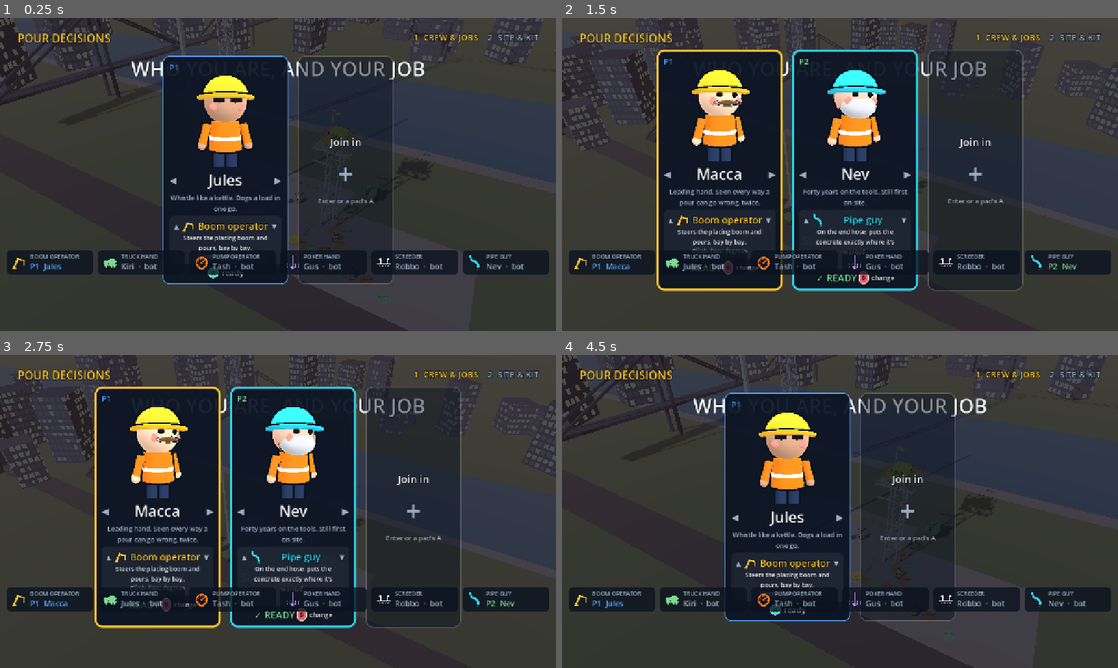
Above: before the commit, frames 1-4 (two rows, left to right).
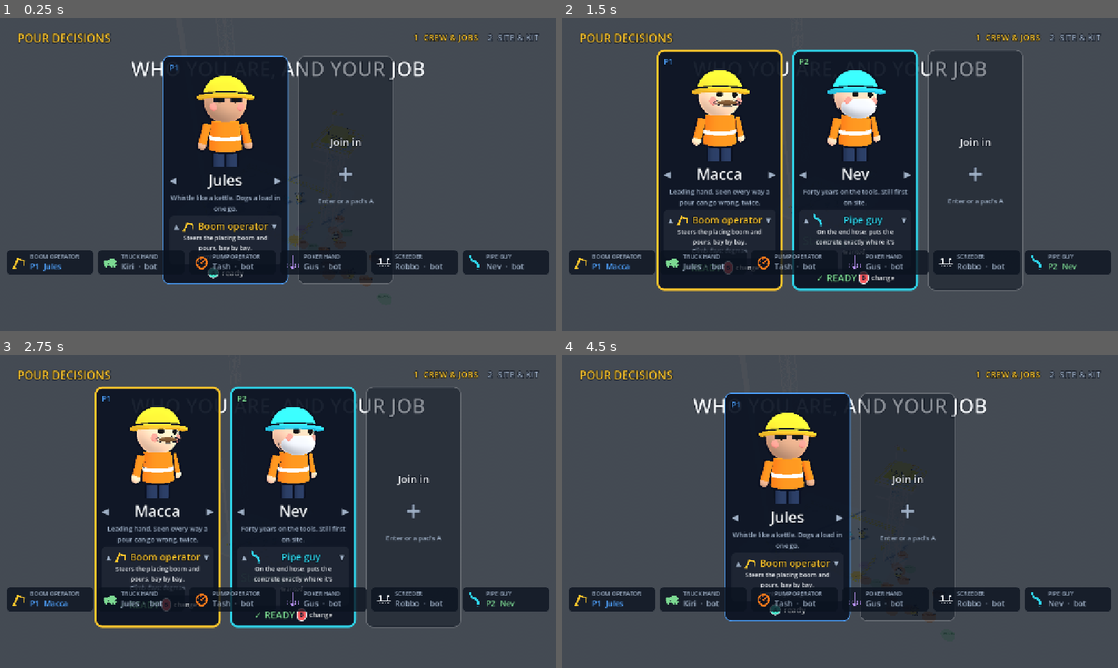
Above: after the commit, the same moments.

Repository: johnblairdota-stack/pour-decisions
Game: Godot game, scene res://scenes/main.tscn
Same seed, same stepped clock (60 frames per second), same inputs: the game is played once before the commit and once after it.
Inputs (mouse positions are in pixels of both pictures, inside the frame that each line leads up to):
- Up to frame 1 (0.25 s): no input
- Up to frame 2 (1.5 s): tap Enter at 0.5 s; move the mouse to (962, 158) at 0.52 s; hold D 0.53-1.25 s; tap Tab (skyline) at 0.6 s; click (962, 158) at 0.67 s; tap Space at 0.77 s; drag from (728, 190) to (812, 237) at 1.27 s
- Up to frame 3 (2.75 s): move the mouse to (333, 442) at 2.02 s; hold D from 2.03 s (still down); tap F at 2.1 s
- Up to frame 4 (4.5 s): release D at 2.75 s; drag from (812, 574) to (673, 464) at 2.77 s; move the mouse to (1006, 558) at 3.52 s; hold A 3.53-4.25 s; tap Enter at 3.6 s; tap Space at 3.77 s; tap R (restart) at 4.25 s; drag from (673, 464) to (756, 433) at 4.27 s

The runs differ from the first frame. In frame 1, 49% of the frame differs, in the area x 0-100%, y 0-100%; in frame 2, 37%; in frame 3, 37%; in frame 4, 49%.
Error after the commit: Parse Error: Cannot infer the type of "along" variable because the value doesn't have a set type. (res://scripts/surrounds.gd:141)

Commit message:
Visuals: the real surroundings of Riverlight, Hamilton Reach
A Brisbane morning sky, the wide brown-green river, Northshore Riverside
Park with palms and figs, the lower Hamilton Reach neighbours, old wharf
sheds, the Royal Queensland golf course, Bulimba across the water, the
CBD upstream and the Gateway Bridge downstream in the haze, and a CityCat
running to the Northshore Hamilton terminal. The facade takes the
brochure's whites and river blue-greys. Replaces the Story Bridge and the
purple high-rise ring, which aren't what you see from the site.

Co-Authored-By: Claude Opus 5.5 (1M context) <noreply@anthropic.com>
Claude-Session: https://claude.ai/code/session_01SWAZX4Cqbieo6NKss4WeKd

Diff:
--- a/scripts/factory.gd
+++ b/scripts/factory.gd
@@ -24,17 +24,28 @@
 	"ply": Color("c48d55"),
 	"wet": Color("8f949b"),
 	"wet_full": Color("e9ecef"),
-	"grass": Color("4f6b4a"),
+	"grass": Color("6a8a4c"),
 	"road": Color("3c4048"),
-	"river": Color("2f5f8f"),
+	"river": Color("66705a"),
 	"tree": Color("4f8a4a"),
 	"trunk": Color("7a5a3a"),
-	"bridge": Color("2f3b52"),
+	"bridge": Color("c4c3bc"),
 	"podium": Color("7d848e"),
 	"red": Color("ff4d4d"),
 	"green": Color("7cd992"),
 	"blue": Color("4fa3ff"),
 	"rope": Color("d9c27a"),
+	# The surroundings (scripts/surrounds.gd)
+	"rock": Color("6b665c"),
+	"palm": Color("5f8f3e"),
+	"palm_trunk": Color("8a7a63"),
+	"shed": Color("c9c6bd"),
+	"shed_roof": Color("a9adb0"),
+	"dry_grass": Color("a39a68"),
+	"fairway": Color("7fae58"),
+	"green_cut": Color("8cc063"),
+	"sand": Color("e6d7aa"),
+	"citycat_blue": Color("1f4f8f"),
 }
 
 static var _cache := {}
@@ -64,10 +75,11 @@
 		m.next_pass = o
 	return m
 
-static func window_mat(frame: Color, lit_ratio: float, glow := 1.2) -> ShaderMaterial:
+static func window_mat(frame: Color, lit_ratio: float, glow := 1.2, glass := Color(0.20, 0.30, 0.46)) -> ShaderMaterial:
 	var m := ShaderMaterial.new()
 	m.shader = WINDOWS
 	m.set_shader_parameter("frame_color", frame)
+	m.set_shader_parameter("glass_color", glass)
 	m.set_shader_parameter("lit_ratio", lit_ratio)
 	m.set_shader_parameter("glow", glow)
 	return m
--- a/scripts/main.gd
+++ b/scripts/main.gd
@@ -35,6 +35,7 @@
 const SignsScript := preload("res://scripts/signs.gd")
 const ScreedScript := preload("res://scripts/screed.gd")
 const OpsScript := preload("res://scripts/ops.gd")
+const Surrounds := preload("res://scripts/surrounds.gd")
 
 # Riverlight: 11 levels; 10 lattice sections reached a 41.4 m free-stand.
 const FLOORS := 11
@@ -221,7 +222,7 @@
 	hud.visible = false   # (the front end comes first)
 	camera = Camera3D.new()
 	camera.fov = 50.0
-	camera.far = 900.0
+	camera.far = 3200.0   # the CBD and the Gateway Bridge are out in the haze
 	add_child(camera)
 	sfx = SfxScript.new()
 	add_child(sfx)
@@ -325,81 +326,40 @@
 	env.background_mode = Environment.BG_SKY
 	var sky := Sky.new()
 	var sm := ProceduralSkyMaterial.new()
-	sm.sky_top_color = Color("1f2f5c")
-	sm.sky_horizon_color = Color("f2a77a")
-	sm.ground_horizon_color = Color("e39a76")
-	sm.ground_bottom_color = Color("2a2f3a")
+	# A pour-day morning in Brisbane: clear sky, the haze over the river, a
+	# high, hard sun from the north-east
+	sm.sky_top_color = Color("3a78c9")
+	sm.sky_horizon_color = Color("cfdfe8")
+	sm.ground_horizon_color = Color("cfdfe8")
+	sm.ground_bottom_color = Color("cfdfe8")
 	sky.sky_material = sm
 	env.sky = sky
 	env.ambient_light_source = Environment.AMBIENT_SOURCE_SKY
-	env.ambient_light_energy = 0.55
+	env.ambient_light_energy = 0.6
 	env.tonemap_mode = Environment.TONE_MAPPER_FILMIC
 	env.glow_enabled = true
-	env.glow_intensity = 0.35
+	env.glow_intensity = 0.3
 	env.fog_enabled = true
-	env.fog_density = 0.0012
-	env.fog_light_color = Color("c98f7c")
+	env.fog_density = 0.0008
+	env.fog_light_color = Color("cfdfe8")
 	env.fog_sky_affect = 0.0
 	var we := WorldEnvironment.new()
 	we.environment = env
 	add_child(we)
 	var sun := DirectionalLight3D.new()
-	sun.light_color = Color("ffd8b0")
-	sun.light_energy = 1.05
+	sun.light_color = Color("fff2df")
+	sun.light_energy = 1.2
 	sun.shadow_enabled = true
 	sun.directional_shadow_max_distance = 160.0
-	sun.rotation_degrees = Vector3(-30, -20, 0)
+	sun.rotation_degrees = Vector3(-42, -24, 0)
 	add_child(sun)
 
 func _build_world() -> void:
-	var ground := MeshInstance3D.new()
-	var pm := PlaneMesh.new()
-	pm.size = Vector2(900, 900)
-	ground.mesh = pm
-	ground.material_override = F.mat("grass")
-	add_child(ground)
-	add_child(F.box(Vector3(900, 0.05, 9), F.mat("road"), Vector3(0, 0.03, 16), false))
-	add_child(F.box(Vector3(900, 0.05, 48), F.mat("river"), Vector3(0, 0.04, -58), false))
-	add_child(F.box(Vector3(900, 0.06, 4), F.mat("podium"), Vector3(0, 0.05, -32), false))
+	# The real place: the river, the park, the neighbours, Bulimba over the
+	# water, the CBD and the Gateway Bridge (scripts/surrounds.gd)
+	Surrounds.build(self)
 	# Site hardstand around the pump and truck bay
 	add_child(F.box(Vector3(26.5, 0.06, 17.5), F.mat("podium"), Vector3(21.75, 0.03, 4.25), false))
-
-	# Story Bridge silhouette across the river
-	var bridge := Node3D.new()
-	bridge.position = Vector3(-70, 0, -58)
-	var steel := F.mat("bridge")
-	bridge.add_child(F.box(Vector3(5, 0.8, 140), steel, Vector3(0, 9, 0)))
-	var pts := [Vector3(0, 9, -70), Vector3(0, 26, -38), Vector3(0, 9, -6), Vector3(0, 9, 6), Vector3(0, 26, 38), Vector3(0, 9, 70)]
-	for x in [-2.2, 2.2]:
-		for i in pts.size() - 1:
-			if i == 2:
-				continue
-			var a: Vector3 = pts[i] + Vector3(x, 0, 0)
-			var b: Vector3 = pts[i + 1] + Vector3(x, 0, 0)
-			bridge.add_child(F.beam(a, b, 0.6, steel))
-		for z in [-38.0, 38.0]:
-			bridge.add_child(F.beam(Vector3(x, 0, z), Vector3(x, 26, z), 0.9, steel))
-	add_child(bridge)
-
-	# Skyline ring: Brisbane CBD to the south-west, lower suburbs elsewhere
-	var rng := RandomNumberGenerator.new()
-	rng.seed = 2018
-	var frames := [Color("1d2c4a"), Color("25365a"), Color("2b3b5e"), Color("33415f")]
-	for i in 90:
-		var ang := rng.randf() * TAU
-		var deg := rad_to_deg(ang)
-		if deg > 15.0 and deg < 115.0:
-			continue
-		var cbd := deg > 190.0 and deg < 250.0
-		var r := rng.randf_range(100.0, 190.0)
-		var h := rng.randf_range(10.0, 30.0)
-		if cbd:
-			h = rng.randf_range(35.0, 110.0)
-		var w := rng.randf_range(8.0, 16.0)
-		var d := rng.randf_range(8.0, 16.0)
-		var b := F.box(Vector3(w, h, d), F.window_mat(frames[i % 4], rng.randf_range(0.25, 0.6)), Vector3(cos(ang) * r, h * 0.5, sin(ang) * r), false)
-		b.rotation.y = rng.randf() * PI
-		add_child(b)
 
 	for tp in [Vector3(-14, 0, 9), Vector3(-10, 0, 11), Vector3(-15, 0, -8), Vector3(16, 0, -9), Vector3(-5, 0, 13.0), Vector3(6.8, 0, 14.4)]:
 		var t := Node3D.new()
@@ -1798,7 +1758,7 @@
 	var slab := F.box(Vector3(BW + 0.6, 0.3, BD + 0.6), F.color_mat(Color("b5b6b3")), Vector3(0, FH - 0.15, 0))
 	floor_nodes[level].add_child(slab)
 	if level >= 1:
-		var fac := F.box(Vector3(BW - 0.4, FH - 0.3, BD - 0.4), F.window_mat(Color("1d2c4a"), 0.55), Vector3(0, (FH - 0.3) * 0.5, 0))
+		var fac := F.box(Vector3(BW - 0.4, FH - 0.3, BD - 0.4), F.window_mat(Color("eef0ec"), 0.0, 0.0, Color("4e6878")), Vector3(0, (FH - 0.3) * 0.5, 0))
 		fac.name = "Facade"
 		fac.scale.y = 1.0 if instant else 0.01
 		floor_nodes[level - 1].add_child(fac)
--- /dev/null
+++ b/scripts/surrounds.gd
@@ -0,0 +1,319 @@
+## The real surroundings of Riverlight at Hamilton Reach, Brisbane, built from
+## primitives: the river, the park and the RiverWalk, the Hamilton Reach
+## neighbours, the golf course, Bulimba across the water, the CBD far upstream,
+## the Gateway Bridge downstream and a CityCat running to the terminal.
+## Sources: /mnt/project-files/visuals/riverlight-site-reference.md.
+##
+## The site plan has the river at -z. Riverlight looks south over the river, so
+## seen from the site the city's upstream on the right (+x) and the Gateway
+## Bridge downstream on the left (-x), as they are from the real building.
+## Distances past the river are squeezed to about half, so the haze leaves
+## something to see.
+extends RefCounted
+
+const F := preload("res://scripts/factory.gd")
+
+const RIVER_N := -34.0       # the near bank (the RiverWalk's on it)
+const RIVER_W := 380.0       # the Brisbane River's about 400 m wide here
+const RIVER_S := RIVER_N - RIVER_W
+const GATEWAY_X := -1300.0   # the Gateway Bridge, about 3 km downstream
+const TERMINAL := Vector3(-150.0, 0.0, RIVER_N - 12.0)   # Northshore Hamilton CityCat
+
+const ROOFS := [Color("8a9096"), Color("5e6670"), Color("b4634a"), Color("e8e6df"), Color("9c8b74"), Color("6f7a72")]
+const WALLS := [Color("f1eee6"), Color("e5ddcc"), Color("d7dde0"), Color("f4f2ec")]
+const LEAVES := [Color("4f7d43"), Color("5d8a48"), Color("426b3c"), Color("6b9150")]
+
+static func build(root: Node3D) -> void:
+	var ground := MeshInstance3D.new()
+	var pm := PlaneMesh.new()
+	pm.size = Vector2(8000, 8000)
+	ground.mesh = pm
+	ground.material_override = F.mat("grass")
+	root.add_child(ground)
+	root.add_child(F.box(Vector3(8000, 0.05, 9), F.mat("road"), Vector3(0, 0.03, 16), false))
+	root.add_child(F.box(Vector3(8000, 0.05, RIVER_W), F.mat("river"), Vector3(0, 0.04, RIVER_N - RIVER_W * 0.5), false))
+	# Rock revetment along both banks, and the RiverWalk path on the near one
+	root.add_child(F.box(Vector3(8000, 0.3, 2.0), F.mat("rock"), Vector3(0, 0.05, RIVER_N - 0.6), false))
+	root.add_child(F.box(Vector3(8000, 0.3, 2.0), F.mat("rock"), Vector3(0, 0.05, RIVER_S + 0.6), false))
+	root.add_child(F.box(Vector3(8000, 0.06, 4), F.mat("podium"), Vector3(0, 0.05, -28), false))
+	# Kingsford Smith Drive, up behind the site
+	root.add_child(F.box(Vector3(8000, 0.05, 22), F.mat("road"), Vector3(0, 0.03, 330), false))
+
+	var rng := RandomNumberGenerator.new()
+	rng.seed = 2017
+	_park(root, rng)
+	_neighbours(root)
+	_sheds(root)
+	_golf(root, rng)
+	_suburbs(root, rng)
+	_cbd(root, rng)
+	_gateway(root)
+	_terminal(root)
+	_citycat(root)
+
+## Northshore Riverside Park between the site and the river: lawn, big shade
+## trees, and palms along the RiverWalk.
+static func _park(root: Node3D, rng: RandomNumberGenerator) -> void:
+	for x in [-72.0, -46.0, -24.0, 2.0, 26.0, 50.0, 78.0]:
+		_palm(root, Vector3(x + rng.randf_range(-3, 3), 0, -31.5 + rng.randf_range(-1, 1)), rng)
+	for p in [Vector3(-60, 0, -18), Vector3(-34, 0, -22), Vector3(40, 0, -20), Vector3(66, 0, -16), Vector3(96, 0, -22)]:
+		_fig(root, p, rng.randf_range(4.5, 6.0))
+
+static func _palm(root: Node3D, at: Vector3, rng: RandomNumberGenerator) -> void:
+	var h := rng.randf_range(6.5, 9.0)
+	var lean := Vector3(rng.randf_range(-0.6, 0.6), 0, rng.randf_range(-0.6, 0.6))
+	var top := at + Vector3(0, h, 0) + lean
+	var trunk := F.beam(at, top, 0.32, F.mat("palm_trunk"))
+	trunk.cast_shadow = GeometryInstance3D.SHADOW_CASTING_SETTING_OFF
+	root.add_child(trunk)
+	for i in 7:
+		var a := TAU * i / 7.0 + rng.randf() * 0.4
+		var tip := top + Vector3(cos(a) * 2.6, -1.1, sin(a) * 2.6)
+		var mid := top + Vector3(cos(a) * 1.3, 0.35, sin(a) * 1.3)
+		root.add_child(F.beam(top, mid, 0.22, F.mat("palm")))
+		root.add_child(F.beam(mid, tip, 0.18, F.mat("palm")))
+
+static func _fig(root: Node3D, at: Vector3, r: float) -> void:
+	root.add_child(F.cylinder(0.6, 3.2, F.mat("trunk"), at + Vector3(0, 1.6, 0), 8))
+	var crown := F.sphere(r, F.mat("tree"), at + Vector3(0, 3.0 + r * 0.45, 0))
+	crown.scale = Vector3(1.0, 0.55, 1.0)
+	root.add_child(crown)
+
+## Hamilton Reach's other buildings: lower than Riverlight ("it rises above the
+## low rise buildings below"), in the estate's whites, sand and river greys.
+static func _neighbours(root: Node3D) -> void:
+	# [x, z, width, depth, storeys, facade]
+	var blocks := [
+		[-56.0, -6.0, 18.0, 22.0, 7, Color("f1efe9")],
+		[-84.0, 22.0, 24.0, 16.0, 6, Color("e2d8c4")],
+		[-60.0, 52.0, 30.0, 14.0, 5, Color("f1efe9")],
+		[-118.0, -12.0, 20.0, 26.0, 8, Color("c9d3d8")],
+		[-146.0, 34.0, 26.0, 18.0, 6, Color("f1efe9")],
+		[-182.0, 0.0, 22.0, 22.0, 5, Color("e2d8c4")],
+		[-34.0, 88.0, 40.0, 12.0, 3, Color("e2d8c4")],
+		[-100.0, 96.0, 44.0, 12.0, 3, Color("d7dde0")],
+		[-170.0, 92.0, 36.0, 12.0, 3, Color("f1efe9")],
+	]
+	for b in blocks:
+		var h: float = float(b[4]) * 3.1
+		var m := F.window_mat(b[5], 0.0, 0.0, Color("566e7d"))
+		var mi := F.box(Vector3(b[2], h, b[3]), m, Vector3(b[0], h * 0.5, b[1]))
+		root.add_child(mi)
+		# Roof slab and plant room in white
+		root.add_child(F.box(Vector3(b[2] + 0.6, 0.5, b[3] + 0.6), F.mat("white"), Vector3(b[0], h + 0.25, b[1]), false))
+		if int(b[4]) >= 5:
+			root.add_child(F.box(Vector3(b[2] * 0.35, 2.4, b[3] * 0.35), F.mat("white"), Vector3(b[0], h + 1.2, b[1]), false))
+	# Street trees along the estate's streets
+	for x in range(-200, -30, 14):
+		for z in [70.0, 112.0]:
+			_fig(root, Vector3(x, 0, z), 2.6)
+
+## Northshore west of the site in 2017: old wharf sheds and vacant lots.
+static func _sheds(root: Node3D) -> void:
+	for s in [[120.0, -6.0, 70.0, 30.0], [210.0, 30.0, 60.0, 34.0], [150.0, 80.0, 90.0, 26.0]]:
+		var h := 9.0
+		root.add_child(F.box(Vector3(s[2], h, s[3]), F.mat("shed"), Vector3(s[0], h * 0.5, s[1])))
+		var roof := MeshInstance3D.new()
+		var prism := PrismMesh.new()
+		prism.size = Vector3(s[3] + 1.0, 3.0, s[2] + 1.0)
+		roof.mesh = prism
+		roof.material_override = F.mat("shed_roof")
+		roof.position = Vector3(s[0], h + 1.5, s[1])
+		roof.rotation.y = PI * 0.5
+		root.add_child(roof)
+	for lot in [[70.0, 150.0, 80.0, 60.0], [260.0, 120.0, 100.0, 80.0], [330.0, -10.0, 70.0, 40.0]]:
+		root.add_child(F.box(Vector3(lot[2], 0.05, lot[3]), F.mat("dry_grass"), Vector3(lot[0], 0.06, lot[1]), false))
+
+## The Royal Queensland Golf Club borders Hamilton Reach on the east.
+static func _golf(root: Node3D, rng: RandomNumberGenerator) -> void:
+	var trees: Array = []
+	for f in [[-420.0, 40.0, 260.0, 46.0, 0.2], [-560.0, 170.0, 300.0, 52.0, -0.3], [-760.0, 60.0, 280.0, 48.0, 0.5], [-900.0, 230.0, 240.0, 44.0, 0.1]]:
+		var fw := F.box(Vector3(f[2], 0.05, f[3]), F.mat("fairway"), Vector3(f[0], 0.06, f[1]), false)
+		fw.rotation.y = f[4]
+		root.add_child(fw)
+		var green := F.cylinder(13.0, 0.06, F.mat("green_cut"), Vector3(f[0], 0.1, f[1]) + Vector3(cos(f[4]), 0, -sin(f[4])) * f[2] * 0.5, 20)
+		root.add_child(green)
+		for side in [-1.0, 1.0]:
+			var bunker := F.cylinder(6.0, 0.07, F.mat("sand"), green.position + Vector3(rng.randf_range(-8, 8), 0.03, side * 14.0), 14)
+			bunker.scale = Vector3(1.6, 1, 0.8)
+			root.add_child(bunker)
+		for i in 26:
+			var along := rng.randf_range(-0.5, 0.5) * f[2]
+			var across := (f[3] * 0.5 + rng.randf_range(6, 16)) * (1.0 if i % 2 == 0 else -1.0)
+			var b := Basis(Vector3.UP, f[4])
+			trees.append(Vector3(f[0], 0, f[1]) + b * Vector3(along, 0, across))
+	_tree_field(root, trees, rng)
+
+## Across the river: Bulimba and Morningside, low houses under big trees. And
+## up behind the site, Hamilton's houses on the hill past Kingsford Smith Drive.
+static func _suburbs(root: Node3D, rng: RandomNumberGenerator) -> void:
+	var houses: Array = []
+	var trees: Array = []
+	for i in 1400:
+		var p := Vector3(rng.randf_range(-1700, 2200), 0, rng.randf_range(RIVER_S - 1300, RIVER_S - 18))
+		if abs(p.x - GATEWAY_X) < 60.0:
+			continue
+		houses.append(p)
+	for i in 900:
+		var p := Vector3(rng.randf_range(-1700, 2200), 0, rng.randf_range(RIVER_S - 1300, RIVER_S - 10))
+		trees.append(p)
+	for i in 900:
+		var p := Vector3(rng.randf_range(-1700, 2200), 0, rng.randf_range(350, 1500))
+		if (p.x < -250 and p.z < 500) or abs(p.x - GATEWAY_X) < 60.0:
+			continue
+		houses.append(p)
+		if i % 2 == 0:
+			trees.append(p + Vector3(rng.randf_range(-12, 12), 0, rng.randf_range(-12, 12)))
+	_house_field(root, houses, rng)
+	_tree_field(root, trees, rng)
+
+static func _house_field(root: Node3D, at: Array, rng: RandomNumberGenerator) -> void:
+	var walls := MultiMesh.new()
+	walls.transform_format = MultiMesh.TRANSFORM_3D
+	walls.use_colors = true
+	var bm := BoxMesh.new()
+	bm.size = Vector3(1, 1, 1)
+	walls.mesh = bm
+	walls.instance_count = at.size()
+	var roofs := MultiMesh.new()
+	roofs.transform_format = MultiMesh.TRANSFORM_3D
+	roofs.use_colors = true
+	var pr := PrismMesh.new()
+	pr.size = Vector3(1, 1, 1)
+	roofs.mesh = pr
+	roofs.instance_count = at.size()
+	for i in at.size():
+		var w := rng.randf_range(9, 14)
+		var d := rng.randf_range(10, 16)
+		# Queenslanders stand up on stumps: a taller box under the roof
+		var h := rng.randf_range(3.2, 5.5)
+		var yaw := rng.randf() * PI
+		var b := Basis(Vector3.UP, yaw)
+		walls.set_instance_transform(i, Transform3D(b * Basis.from_scale(Vector3(w, h, d)), at[i] + Vector3(0, h * 0.5, 0)))
+		walls.set_instance_color(i, WALLS[rng.randi() % WALLS.size()])
+		roofs.set_instance_transform(i, Transform3D(b * Basis.from_scale(Vector3(w + 1.0, 2.4, d + 1.0)), at[i] + Vector3(0, h + 1.2, 0)))
+		roofs.set_instance_color(i, ROOFS[rng.randi() % ROOFS.size()])
+	_add_multi(root, walls)
+	_add_multi(root, roofs)
+
+static func _tree_field(root: Node3D, at: Array, rng: RandomNumberGenerator) -> void:
+	var mm := MultiMesh.new()
+	mm.transform_format = MultiMesh.TRANSFORM_3D
+	mm.use_colors = true
+	var sm := SphereMesh.new()
+	sm.radius = 0.5
+	sm.height = 1.0
+	sm.radial_segments = 8
+	sm.rings = 4
+	mm.mesh = sm
+	mm.instance_count = at.size()
+	for i in at.size():
+		var r := rng.randf_range(4.0, 9.0)
+		var b := Basis.from_scale(Vector3(r * 2.0, r * 1.4, r * 2.0))
+		mm.set_instance_transform(i, Transform3D(b, at[i] + Vector3(0, r * 1.1, 0)))
+		mm.set_instance_color(i, LEAVES[rng.randi() % LEAVES.size()])
+	_add_multi(root, mm)
+
+static func _add_multi(root: Node3D, mm: MultiMesh) -> void:
+	var mi := MultiMeshInstance3D.new()
+	mi.multimesh = mm
+	mi.material_override = _tinted()
+	mi.cast_shadow = GeometryInstance3D.SHADOW_CASTING_SETTING_OFF
+	root.add_child(mi)
+
+static var _tint: StandardMaterial3D
+
+## Toon-lit, coloured per instance (for the fields of houses and trees).
+static func _tinted() -> StandardMaterial3D:
+	if _tint == null:
+		_tint = StandardMaterial3D.new()
+		_tint.vertex_color_use_as_albedo = true
+		_tint.diffuse_mode = BaseMaterial3D.DIFFUSE_TOON
+		_tint.specular_mode = BaseMaterial3D.SPECULAR_TOON
+		_tint.roughness = 0.9
+	return _tint
+
+## The CBD, about 6 km upstream to the west-south-west, in the haze.
+static func _cbd(root: Node3D, rng: RandomNumberGenerator) -> void:
+	var centre := Vector3(1900, 0, -1250)
+	var tones := [Color("8fa6b8"), Color("a7b7c2"), Color("7d93a6"), Color("c3ccd2"), Color("9aa9b0")]
+	for i in 38:
+		var p := centre + Vector3(rng.randf_range(-260, 260), 0, rng.randf_range(-200, 200))
+		var near := 1.0 - clampf(p.distance_to(centre) / 300.0, 0.0, 1.0)
+		var h := rng.randf_range(40, 90) + near * rng.randf_range(60, 170)
+		var w := rng.randf_range(24, 44)
+		var b := F.box(Vector3(w, h, rng.randf_range(24, 44)), F.color_mat(tones[i % tones.size()]), p + Vector3(0, h * 0.5, 0), false)
+		b.rotation.y = rng.randf_range(-0.3, 0.3)
+		root.add_child(b)
+
+## The Gateway Bridge (Sir Leo Hielscher Bridges): twin concrete box girders,
+## 1.6 km long, 260 m main span, the deck 64.5 m over the river.
+static func _gateway(root: Node3D) -> void:
+	var mid := RIVER_N - RIVER_W * 0.5
+	var half := 800.0
+	var concrete := F.mat("bridge")
+	for x in [GATEWAY_X - 16.0, GATEWAY_X + 16.0]:
+		var n := 32
+		var prev := Vector3.ZERO
+		for i in n + 1:
+			var u := -1.0 + 2.0 * i / n
+			var p := Vector3(x, _gateway_deck(u), mid + u * half)
+			if i > 0:
+				var seg := F.box(Vector3(22.0, 4.0, prev.distance_to(p) + 0.5), concrete, (prev + p) * 0.5, false)
+				seg.basis = Basis.looking_at(p - prev, Vector3.UP)
+				root.add_child(seg)
+			prev = p
+		# Piers: the two big ones either side of the main span, then the approaches
+		var piers := [-130.0, 130.0]
+		for k in range(1, 9):
+			piers.append(-130.0 - k * 75.0)
+			piers.append(130.0 + k * 75.0)
+		for z in piers:
+			var u: float = z / half
+			var h := _gateway_deck(u) - 2.0
+			if h < 2.0:
+				continue
+			var t := 7.0 if absf(z) < 140.0 else 3.5
+			root.add_child(F.box(Vector3(t, h, t * 1.6), concrete, Vector3(x, h * 0.5, mid + z), false))
+		# The main span's girder deepens over the piers (haunches)
+		for z in [-130.0, 130.0]:
+			root.add_child(F.box(Vector3(18.0, 12.0, 40.0), concrete, Vector3(x, _gateway_deck(z / half) - 6.0, mid + z), false))
+
+static func _gateway_deck(u: float) -> float:
+	return 4.0 + 60.5 * (1.0 - u * u)
+
+## The Northshore Hamilton CityCat terminal: a pontoon with a white and blue
+## shelter, and a gangway to the RiverWalk.
+static func _terminal(root: Node3D) -> void:
+	var t := Node3D.new()
+	t.position = TERMINAL
+	root.add_child(t)
+	t.add_child(F.box(Vector3(30, 1.0, 9), F.mat("podium"), Vector3(0, 0.3, 0)))
+	t.add_child(F.box(Vector3(26, 0.4, 8), F.mat("white"), Vector3(0, 3.6, 0)))
+	t.add_child(F.box(Vector3(26.2, 0.6, 8.2), F.mat("citycat_blue"), Vector3(0, 3.2, 0)))
+	for x in [-11.0, 0.0, 11.0]:
+		for z in [-3.5, 3.5]:
+			t.add_child(F.box(Vector3(0.25, 2.6, 0.25), F.mat("white"), Vector3(x, 2.0, z)))
+	t.add_child(F.beam(Vector3(0, 0.8, 4.5), Vector3(0, 0.6, 12.0), 2.2, F.mat("steel")))
+
+## A CityCat comes down from the city, berths at the terminal, and heads back.
+static func _citycat(root: Node3D) -> void:
+	var boat := Node3D.new()
+	var navy := F.mat("citycat_blue")
+	for z in [-2.6, 2.6]:
+		boat.add_child(F.box(Vector3(25, 1.6, 1.8), navy, Vector3(0, 0.6, z)))
+	boat.add_child(F.box(Vector3(24, 1.4, 7.0), F.mat("white"), Vector3(0, 1.9, 0)))
+	boat.add_child(F.box(Vector3(18, 1.3, 6.4), F.color_mat(Color("2a3a48")), Vector3(-1.0, 3.2, 0)))
+	boat.add_child(F.box(Vector3(19, 0.35, 6.8), F.mat("white"), Vector3(-1.0, 4.0, 0)))
+	boat.add_child(F.box(Vector3(24.2, 0.4, 7.05), navy, Vector3(0, 2.3, 0)))
+	var berth := TERMINAL + Vector3(0, 0, -8.5)
+	var away := Vector3(2300, 0, RIVER_N - RIVER_W * 0.55)
+	boat.position = away
+	var d := berth - away
+	boat.rotation.y = atan2(-d.z, d.x)
+	root.add_child(boat)
+	var tw := boat.create_tween().set_loops()
+	tw.tween_property(boat, "position", berth, 150.0).set_trans(Tween.TRANS_SINE).set_ease(Tween.EASE_OUT)
+	tw.tween_interval(40.0)
+	tw.tween_property(boat, "position", away, 150.0).set_trans(Tween.TRANS_SINE).set_ease(Tween.EASE_IN)
+	tw.tween_interval(20.0)
